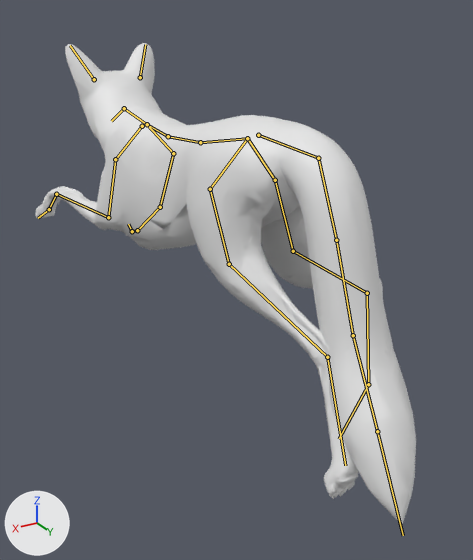
One commit to the glTF model 42/media/models_X/Skinned/KWC_Fox.glb: the scene before it, then after it.
One viewpoint serves both versions: a camera (50 mm lens) standing at (0.263, 0.528, 0.347) and looking at (-0.01, 0.073, 0.119). Lighting does not change. The marker at lower left points along +X, +Y and +Z. The first picture is the older version. Both versions are drawn at frame 7 of the action 'Rac_Run'; the numbers are the values there. The bones that change, and the others that lie on the model, are drawn over the model as lines.

In view in the first picture: 'output_unwrapped'.
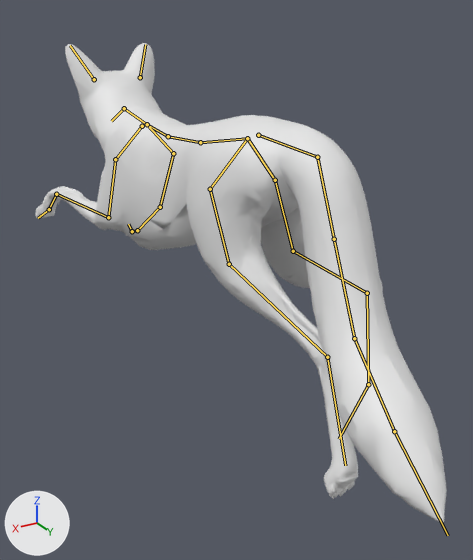
Changed parts and their boxes (x1, y1, x2, y2) in the pictures (473 x 560 px):
'output_unwrapped', posed (8% wider): before (36, 43, 416, 523); after (36, 43, 447, 523)
bone 'tail01', root to tip: before (258, 135) to (318, 158); after (258, 135) to (317, 157)
bone 'tail02', root to tip: before (318, 158) to (336, 240); after (317, 157) to (334, 239)
bone 'tail03', root to tip: before (336, 240) to (353, 335); after (334, 239) to (354, 338)
bone 'tail04', root to tip: before (353, 335) to (377, 431); after (354, 338) to (394, 431)

Patch to the scene script:
```diff
--- a/42/media/models_X/Skinned/KWC_Fox.glb.py
+++ b/42/media/models_X/Skinned/KWC_Fox.glb.py
@@ bone_tail01 @@
 bone_tail01 = bpy.data.objects['Armature'].pose.bones['tail01']  # child of 'spine03'
-bone_tail01.rotation_quaternion = (1.0, -0.006, 0.009, 0.0)  # degrees (-1, 1, 0)
+bone_tail01.rotation_quaternion = (1.0, -0.006, 0.0, 0.009)  # degrees (-1, 0, 1)
@@ bone_tail02 @@
 bone_tail02 = bpy.data.objects['Armature'].pose.bones['tail02']  # child of 'tail01'
-bone_tail02.rotation_quaternion = (0.999, -0.015, 0.041, 0.001)  # degrees (-2, 5, 0)
+bone_tail02.rotation_quaternion = (0.999, -0.015, -0.001, 0.041)  # degrees (-2, 0, 5)
@@ bone_tail03 @@
 bone_tail03 = bpy.data.objects['Armature'].pose.bones['tail03']  # child of 'tail02'
-bone_tail03.rotation_quaternion = (0.997, 0.004, 0.072, 0.0)  # degrees (0, 8, 0)
+bone_tail03.rotation_quaternion = (0.997, 0.004, 0.0, 0.072)  # degrees (0, 0, 8)
@@ bone_tail04 @@
 bone_tail04 = bpy.data.objects['Armature'].pose.bones['tail04']  # child of 'tail03'
-bone_tail04.rotation_quaternion = (0.997, 0.032, 0.073, -0.002)  # degrees (4, 8, 0)
+bone_tail04.rotation_quaternion = (0.997, 0.032, 0.002, 0.073)  # degrees (4, 0, 8)
```
